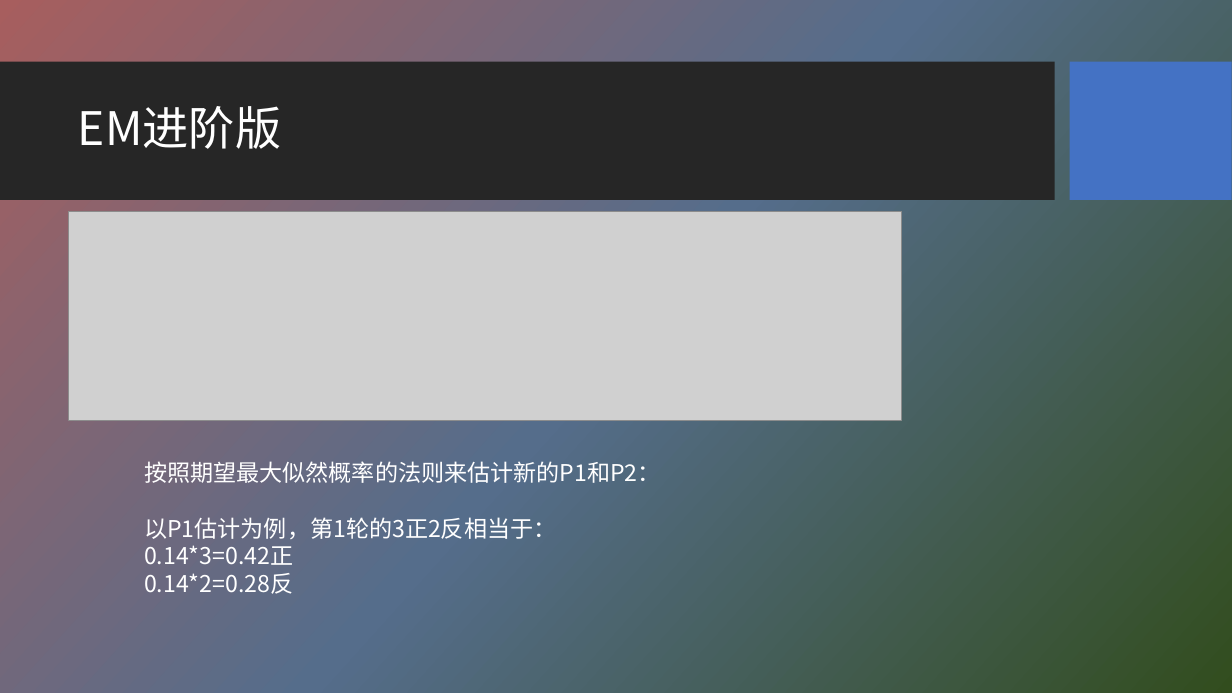
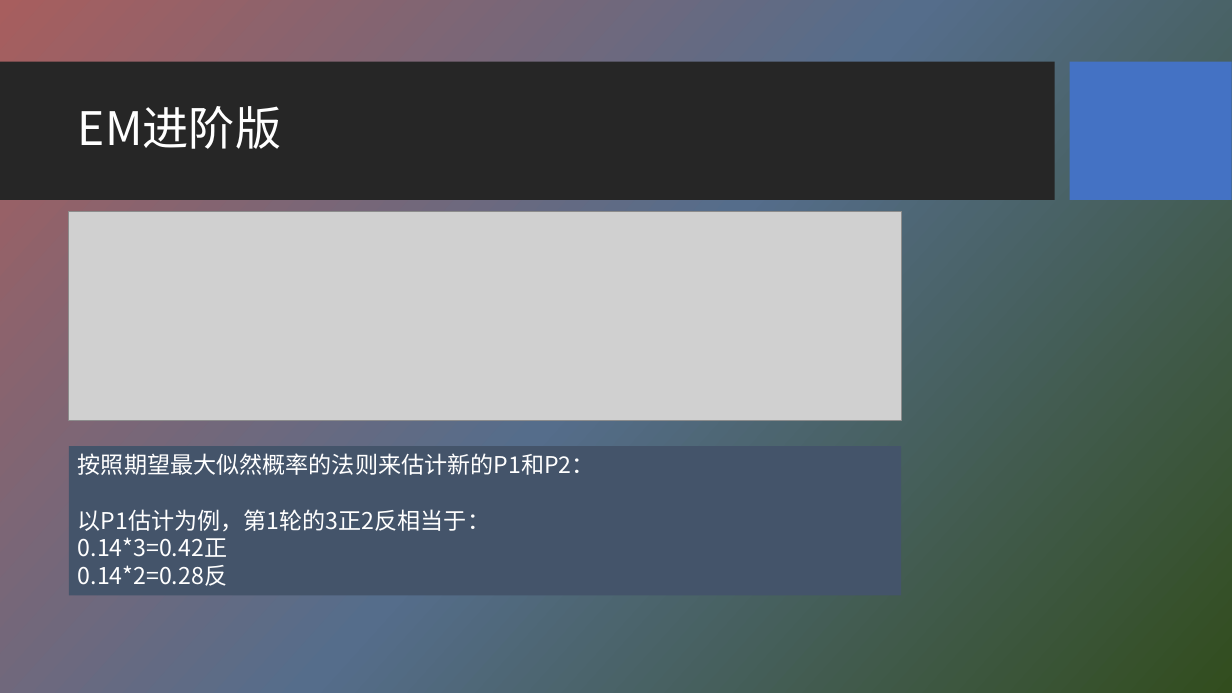
Before and after one commit to HBU/NLP_PPT, a slide deck: slide 32 of PPT-2020/ch04 隐马尔科夫模型.pptx. Drawn at 1232x693 pixels with LibreOffice and Linux fonts; fonts in the diff are those of the drawing; grey boxes stand for pictures; background and template pictures are left out. Boxes give left, top, right and bottom in pixels: in the first picture for what was removed or moved away, otherwise in the second. Text is boxed around its words. In the diff, an @@ line names an element or a change of style, - is before the commit and + after.

```diff
--- a/PPT-2020/ch04 隐马尔科夫模型.pptx
+++ b/PPT-2020/ch04 隐马尔科夫模型.pptx
@@ rectangle "按照期望最大似然概率的法则来估计新的P1和P2：": place and size @@
-rectangle "按照期望最大似然概率的法则来估计新的P1和P2：" at <box>144,461,661,594</box>
+rectangle "按照期望最大似然概率的法则来估计新的P1和P2：" at <box>68,446,901,596</box>
@@ rectangle "按照期望最大似然概率的法则来估计新的P1和P2：" at <box>68,446,901,596</box>: fill none to #44546A @@
```
Also in this commit, not shown: 19 other slides changed.
